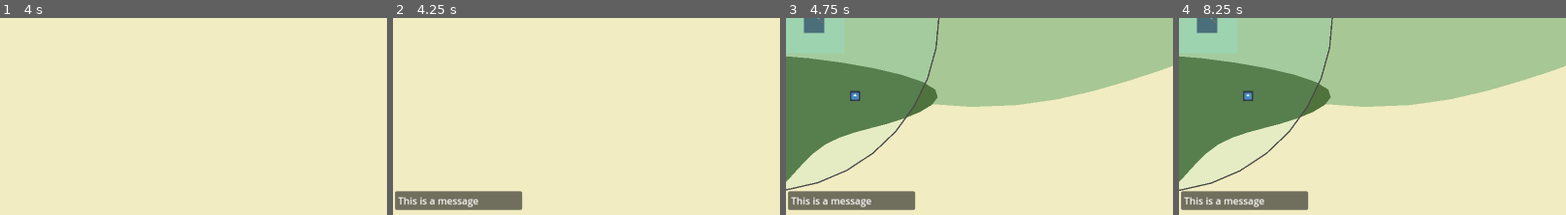
Above: before the commit, frames 1-4 (left to right).
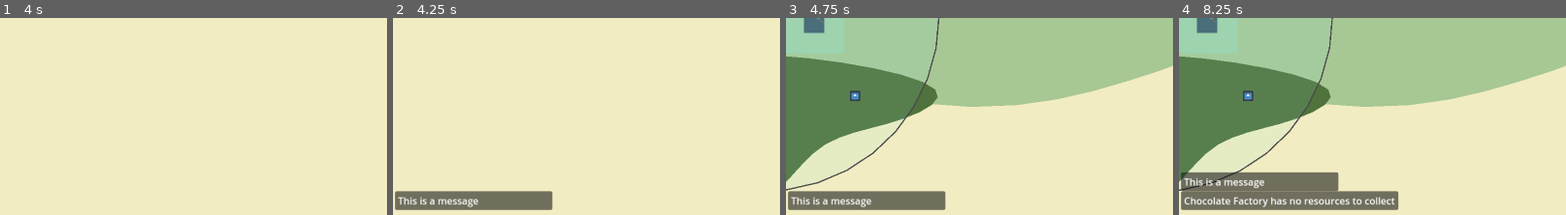
Above: after the commit, the same moments.

Repository: Novation257/Nations-Refounded
Game: Godot game, scene res://masterScene.tscn
The game is run twice, just before and just after one commit, with the same random seed, the same clock (stepped at 60 frames per second) and the same inputs. The engine's default icon, where the game draws it, is replaced by a stand-in: a white triangle on a blue panel in a dark square.
Inputs (mouse positions are % of the whole screen's width and height, from its top left):
- Up to frame 1 (4 s): tap Enter at 0.5, 2, 3.5 s; move the mouse to (53, 66) at 0.52 s; tap Down (CamDown) at 0.6 s; click (53, 66) at 0.67 s; tap Space at 1.25, 2.75 s; move the mouse to (80, 65) at 1.27 s; tap Left (CamLeft) at 1.35 s; click (80, 65) at 1.42 s; move the mouse to (20, 35) at 2.02 s; tap Right (CamRight) at 2.1 s; click (20, 35) at 2.17 s; move the mouse to (55, 50) at 2.77 s; tap Up (CamUp) at 2.85 s; click (55, 50) at 2.92 s; move the mouse to (35, 25) at 3.52 s; press the mouse at (35, 25) at 3.53 s
- Up to frame 2 (4.25 s): tap F1 (debug1) at 4.15 s
- Up to frame 3 (4.75 s): move the mouse to (72, 45) at 4.27 s; release the mouse at (72, 45) at 4.28 s; tap Shift (Shift) at 4.35 s; click (72, 45) at 4.42 s
- Up to frame 4 (8.25 s): move the mouse to (4, 51) at 5.02 s; tap Down (CamDown) at 5.1 s; click (4, 51) at 5.17 s; tap Space at 5.75 s; move the mouse to (4, 39) at 5.77 s; tap Left (CamLeft) at 5.85 s; click (4, 39) at 5.92 s; move the mouse to (0, 57) at 6.52 s; tap Right (CamRight) at 6.6 s; click (0, 57) at 6.67 s; move the mouse to (12, 7) at 7.27 s; tap Up (CamUp) at 7.35 s; click (12, 7) at 7.42 s; move the mouse to (42, 10) at 8.02 s; press the mouse at (42, 10) at 8.03 s
The pictures show only the part of the screen within x 0-50%, y 50-100%; the shares and areas given below are measured in that part.

Frame 1 is identical in both runs. In frame 2, 0.8% of the frame differs, in the area x 33-42%, y 87-98%; in frame 3, 0.8%; in frame 4, 6.8%, in the area x 0-57%, y 78-98%.

Commit message:
Notification implementation and improvements
- Multiple notifications can now be displayed at once
- Added notifications for collecting resources from extractors/cities

Diff:
--- a/ClientApp/UI/cameraControls.gd
+++ b/ClientApp/UI/cameraControls.gd
@@ -59,7 +59,6 @@
 
 	position.x = max(limit_left, min(limit_right, position.x))
 	position.y = max(limit_top, min(limit_bottom, position.y))
-	print(position)
 	return
 
 func _on_build_menu_focus_entered() -> void:
--- a/ClientApp/UI/ui.gd
+++ b/ClientApp/UI/ui.gd
@@ -11,13 +11,14 @@
 
 # Displays a message on screen that disappears after 5 seconds
 func notify(message:String) -> void:
+	# Create new panel
 	var panel := Panel.new()
 
 	# Add label that contains the message
 	var label := Label.new()
 	panel.add_child(label)
 	label.text = message
-	label.size = Vector2(200, 25)
+	label.size = Vector2(250, 25)
 	label.position = Vector2(5, 2.5)
 	label.vertical_alignment = VERTICAL_ALIGNMENT_CENTER
 
@@ -26,12 +27,19 @@
 	panel.add_child(timer)
 	timer.connect("timeout", panel.queue_free)
 
+		# Move all other notifications up
+	var master_children := get_children()
+	for node in master_children:
+		if node.get_meta("isNotif") == true:
+			node.position.y -= ceil(1.5*(label.size.y + 6))
+
 	# Set panel variables and start timer
 	self.add_child(panel)
 	panel.set_anchors_preset(Control.PRESET_BOTTOM_LEFT)
 	panel.position = Vector2(5, get_viewport().size.y - 59)
-	panel.size = Vector2(210, 31)
+	panel.size = Vector2(label.size.x + 10, label.size.y + 6)
 	panel.scale = Vector2(1.5, 1.5)
+	panel.set_meta("isNotif", true)
 	timer.start(5)
 	return
 
--- a/ClientApp/masterScene.tscn
+++ b/ClientApp/masterScene.tscn
@@ -17,7 +17,7 @@
 position = Vector2(65.9999, 155)
 script = ExtResource("3_tiwjy")
 points = PackedVector2Array(-2433.31, -518.684, -2004.8, -716.461, -1647.84, -804.659, -1484.05, -1021.36, -987.639, -1 …(1136 unchanged characters)…
-weights = PackedFloat32Array(1, 1, 1, 1, 1, 1, 1, 1, 1, 1, 1 …(120596 unchanged characters)… 1, 1, 1, 1, 1, 1, 1, 1, 1, 1, 1, 1, 1, 1)
+weights = PackedFloat32Array(1, 1, 1, 1, 1, 1, 1, 1, 1, 1, 1 …(120596 unchanged characters)… 1, 1, 1, 1, 1, 1, 1, 1, 1, 1, 1, 1, 1, 1, 1, 1, 1, 1)
 collision_poly = NodePath("barren/CollisionPolygon2D")
 open = false
 border = false
@@ -34,7 +34,7 @@
 position = Vector2(-980, -203)
 script = ExtResource("3_tiwjy")
 points = PackedVector2Array(-243.622, -222.623, 78.9117, -640.832, 508.909, -930.005, 665.709, -836.773, 563.194, -447.16, 530.291, 35.7971, 207.751, 151.71, -248.317, 285.678, -1009.16, 55.1613, -1048.76, 258.808, -1298.16, 142.881, -1164.63, -108.98, -776.504, -20.901, -700.589, -274.256)
-weights = PackedFloat32Array(1, 1, 1, 1, 1, 1, 1, 1, 1, 1, 1 …(23045 unchanged characters)… 1, 1, 1, 1, 1, 1, 1, 1, 1, 1, 1, 1, 1, 1)
+weights = PackedFloat32Array(1, 1, 1, 1, 1, 1, 1, 1, 1, 1, 1 …(23045 unchanged characters)… 1, 1, 1, 1, 1, 1, 1, 1, 1, 1, 1, 1, 1, 1, 1, 1, 1, 1)
 collision_poly = NodePath("plains/CollisionPolygon2D")
 open = false
 border = false
@@ -51,7 +51,7 @@
 position = Vector2(-1035, -521)
 script = ExtResource("3_tiwjy")
 points = PackedVector2Array(-786.552, 194.825, -253.795, -31.4633, 173.837, -409.204, 467.833, -79.5718, 82.9648, 45.1541, 145.328, 255.406, -367.83, 258.97)
-weights = PackedFloat32Array(1, 1, 1, 1, 1, 1, 1, 1, 1, 1, 1 …(16988 unchanged characters)… 1, 1, 1, 1, 1, 1, 1, 1, 1, 1, 1, 1, 1, 1)
+weights = PackedFloat32Array(1, 1, 1, 1, 1, 1, 1, 1, 1, 1, 1 …(16988 unchanged characters)… 1, 1, 1, 1, 1, 1, 1, 1, 1, 1, 1, 1, 1, 1, 1, 1, 1, 1)
 collision_poly = NodePath("forest/CollisionPolygon2D")
 open = false
 border = false
@@ -129,7 +129,7 @@
 position = Vector2(-1735, 113)
 script = ExtResource("3_tiwjy")
 points = PackedVector2Array(-243.622, -222.623, 110.098, -223.524, 539.917, -135.425, 323.673, -36.6466, 128.786, -12.6194, 18.7378, 201.189, -274.336, 120.865)
-weights = PackedFloat32Array(1, 1, 1, 1, 1, 1, 1, 1, 1, 1, 1 …(5768 unchanged characters)… 1, 1, 1, 1, 1, 1, 1, 1, 1, 1, 1, 1, 1, 1)
+weights = PackedFloat32Array(1, 1, 1, 1, 1, 1, 1, 1, 1, 1, 1 …(5768 unchanged characters)… 1, 1, 1, 1, 1, 1, 1, 1, 1, 1, 1, 1, 1, 1, 1, 1, 1, 1)
 collision_poly = NodePath("forest/CollisionPolygon2D")
 open = false
 border = false
@@ -146,7 +146,7 @@
 position = Vector2(556, -855)
 script = ExtResource("3_tiwjy")
 points = PackedVector2Array(19.9692, -265.708, 355.59, -217.762, 478.451, -142.847, 469.461, -5.00256, 402.259, 102.07, 340.631, 91.9543, 138.782, -110.154, -244.144, 58.0143, -265.713, 259.592, -369.792, 206.203, -654.269, 288.666, -429.523, -268.705, -243.733, -340.623)
-weights = PackedFloat32Array(1, 1, 1, 1, 1, 1, 1, 1, 1, 1, 1 …(36326 unchanged characters)… 1, 1, 1, 1, 1, 1, 1, 1, 1, 1, 1, 1, 1, 1)
+weights = PackedFloat32Array(1, 1, 1, 1, 1, 1, 1, 1, 1, 1, 1 …(36326 unchanged characters)… 1, 1, 1, 1, 1, 1, 1, 1, 1, 1, 1, 1, 1, 1, 1, 1, 1, 1)
 collision_poly = NodePath("plains/CollisionPolygon2D")
 open = false
 border = false
@@ -163,7 +163,7 @@
 position = Vector2(525, -701)
 script = ExtResource("3_tiwjy")
 points = PackedVector2Array(-326.819, -35.0415, 65.0303, -257.976, 397.181, -159.042, 467.833, -79.5718, 343.181, 16.9585, 137.181, 20.9585, -388.181, 122.949)
-weights = PackedFloat32Array(1, 1, 1, 1, 1, 1, 1, 1, 1, 1, 1 …(22232 unchanged characters)… 1, 1, 1, 1, 1, 1, 1, 1, 1, 1, 1, 1, 1, 1)
+weights = PackedFloat32Array(1, 1, 1, 1, 1, 1, 1, 1, 1, 1, 1 …(22232 unchanged characters)… 1, 1, 1, 1, 1, 1, 1, 1, 1, 1, 1, 1, 1, 1, 1, 1, 1, 1)
 collision_poly = NodePath("forest/CollisionPolygon2D")
 open = false
 border = false
--- a/ClientApp/scripts/masterScene.gd
+++ b/ClientApp/scripts/masterScene.gd
@@ -34,15 +34,16 @@
 	for extractor in extractors:
 		# If the clicked extractor is owned by the current player
 		if extractor.clicked == true && extractor.get_meta("ownerID") == curr_player.id:
+			var ex_name = extractor.get_meta("Type")
 			# If there are no resources in the extractor...
-			if extractor.stockpile == 0: print(extractor.name + " has no resources to collect")
+			if extractor.stockpile == 0: staticUI.notify(ex_name + " has no resources to collect")
 			# If the player has the resources to collect...
 			elif curr_player.resources.canCombine(extractor.get_stored()):
-				print("Collected resources from " + extractor.name)
+				staticUI.notify("Collected resources from " + ex_name)
 				extractor.get_stored().print()
 				curr_player.resources.combine(extractor.collect())
 			else:
-				print("Not enough resources to collect from " + extractor.name)
+				staticUI.notify("Not enough resources to collect from " + ex_name)
 				extractor.get_stored().print()
 
 func update_build_buttons() -> void:
@@ -187,4 +188,5 @@
 
 func _on_taxes_collected(taxes:int) -> void:
 	curr_player.resources.money += taxes
+	staticUI.notify("Collected " + str(taxes) + " money from city")
 	return
